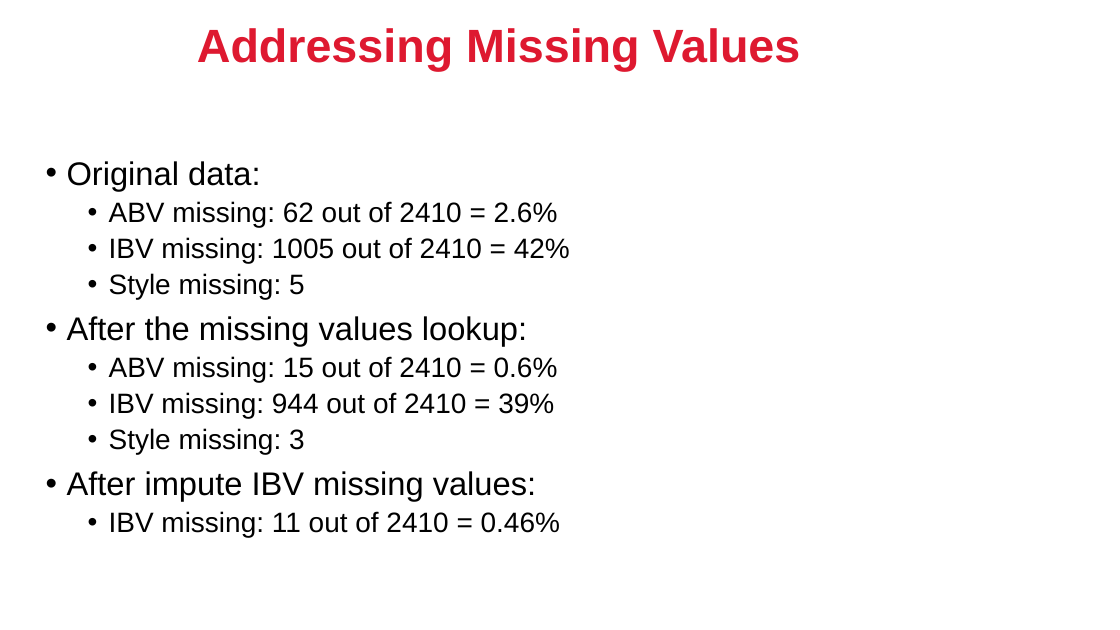
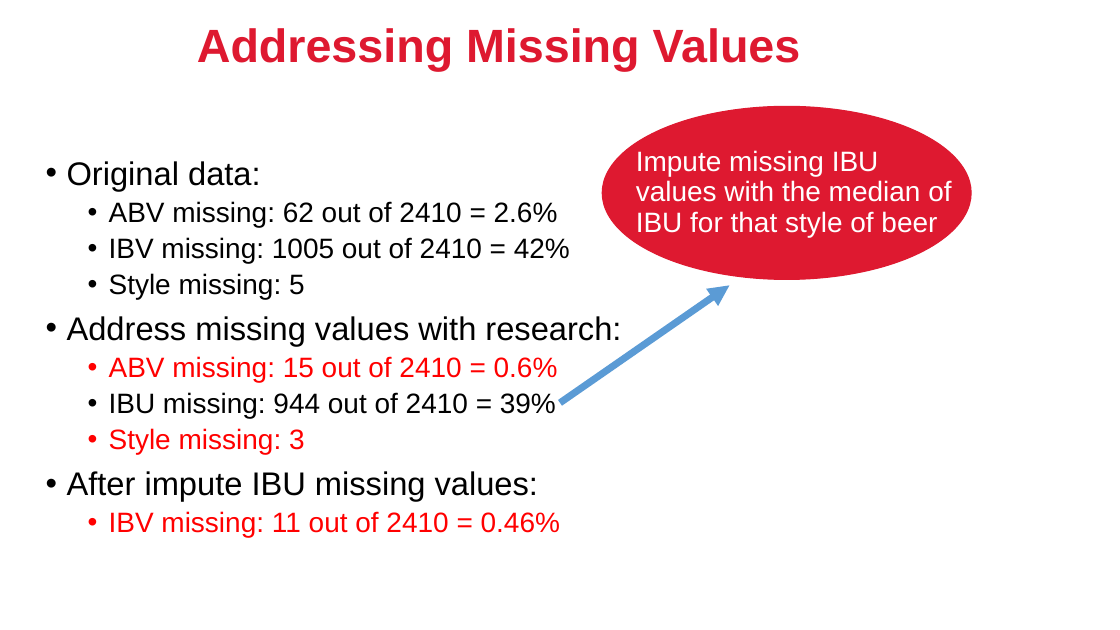
Before and after one commit to troymcsimov/6306, a slide deck: slide 4 of Case Study 1/EDA slides-1.pptx. Drawn at 1120x630 pixels with LibreOffice and Linux fonts; fonts in the diff are those of the drawing; background and template pictures are left out. Boxes give left, top, right and bottom in pixels: in the first picture for what was removed or moved away, otherwise in the second. Text is boxed around its words. In the diff, an @@ line names an element or a change of style, - is before the commit and + after.

Commit message:
added powerpoint presentation

```diff
--- a/Case Study 1/EDA slides-1.pptx
+++ b/Case Study 1/EDA slides-1.pptx
@@ ellipse added at <box>602,107,971,280</box>, fill #DE1930, outline #DE1930 1 pt @@
@@ text added at <box>636,150,951,237</box>, 24 pt, text #FFFFFF @@
+  Impute missing IBU values with the median of IBU for that style of beer
@@ arrow added from (560, 403) to (729, 286), #5B9BD5 6 pt @@
@@ text at <box>67,316,621,346</box>: text changed @@
-• After the missing values lookup:
+• Address missing values with research:
@@ text at <box>109,356,560,537</box>: text colour #000000 to #FF0000 in "ABV missing: 15 out of 2410 = ...", "Style missing: 3", "IBV missing: 11 out of 2410 = ..." @@
@@ text at <box>109,392,556,418</box>: text changed @@
-  • IBV missing: 944 out of 2410 = 39%
+  • IBU missing: 944 out of 2410 = 39%
@@ text at <box>67,471,538,501</box>: text changed @@
-• After impute IBV missing values:
+• After impute IBU missing values:
```
Also in this commit, not shown: 6 other slides changed, 3 slides added, 1 slide removed.
